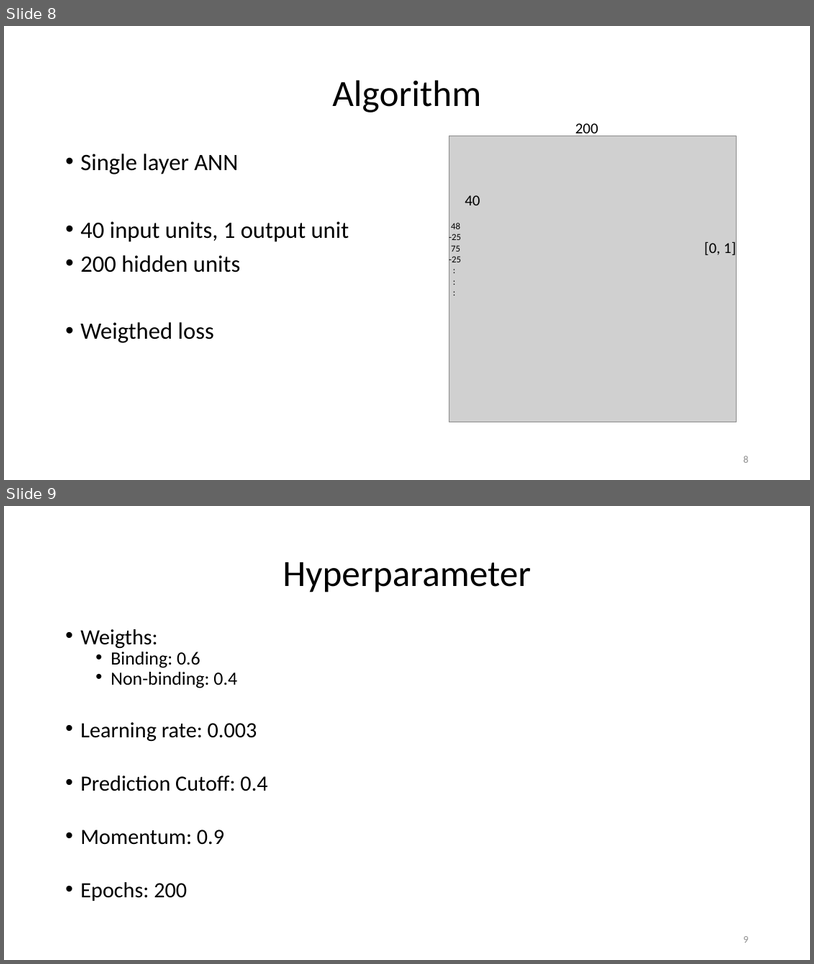
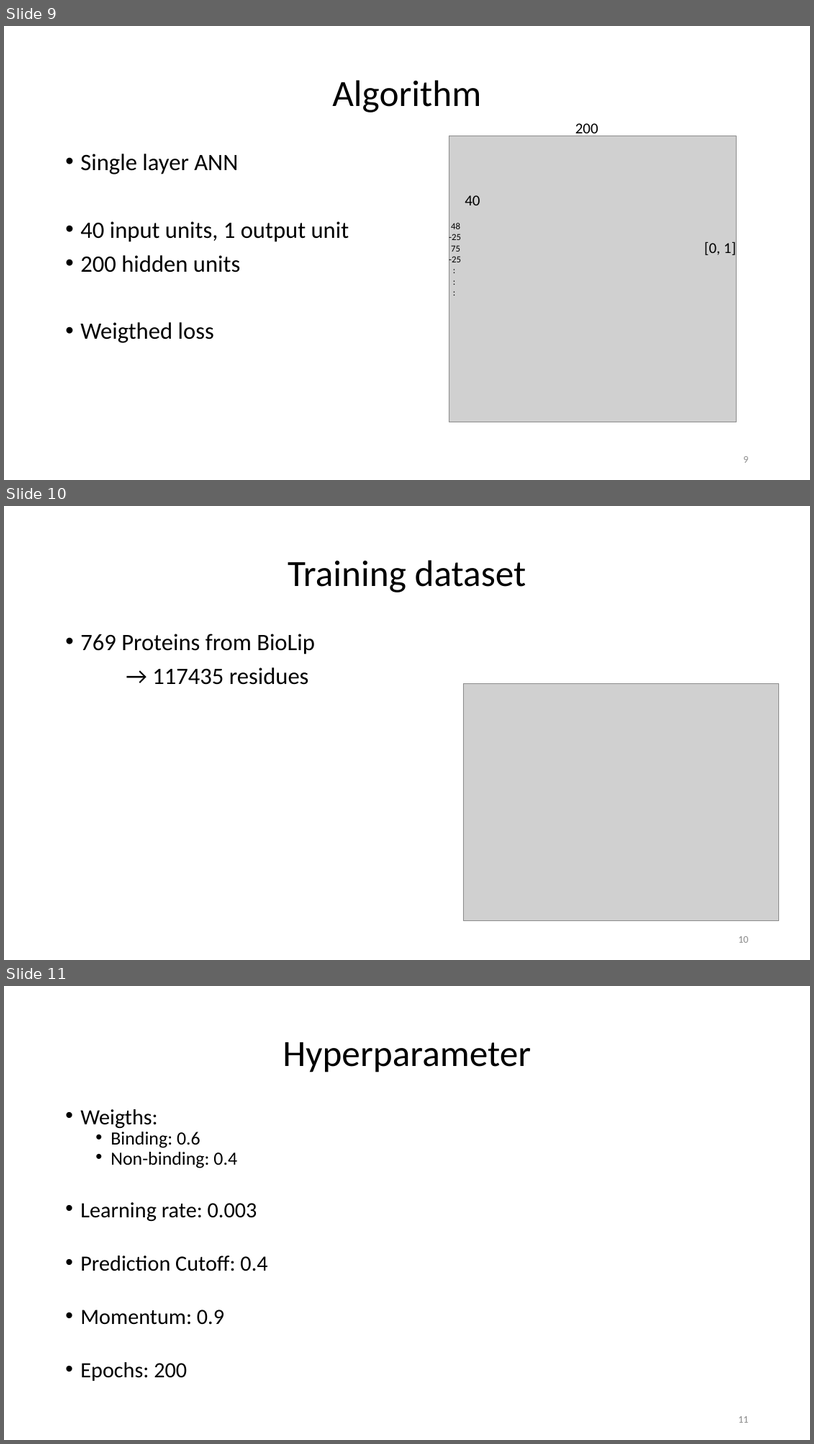
Before and after one commit to paulhager/ProteinPrediction1, a slide deck: BLOSUMscoresComparedToSingleSNAPscores.pptx. Shown one above the other, each under a label of ours: slides 8 and 9 before the commit, slides 9, 10 and 11 after it. The pictures are 814x964 and 814x1444 pixels, drawn with LibreOffice and Linux fonts; fonts in the diff are those of the drawing; grey boxes stand for pictures; background and template pictures are left out. Boxes give left, top, right and bottom in pixels: in the first picture for what was removed or moved away, otherwise in the second. Text is boxed around its words. In the diff, an @@ line names an element or a change of style, - is before the commit and + after.

```diff
--- a/BLOSUMscoresComparedToSingleSNAPscores.pptx
+++ b/BLOSUMscoresComparedToSingleSNAPscores.pptx
@@ slide 10 added at box(4, 506, 810, 960), background #FFFFFF @@
@@ title added at box(288, 560, 527, 592), 44 pt, text #000000 @@
+Training dataset
@@ text added at box(80, 633, 315, 685), 28 pt, text #000000 @@
+• 769 Proteins from BioLip
+→ 117435 residues
@@ picture added at box(463, 684, 779, 921) @@
@@ page number added at box(738, 936, 748, 942), 12 pt, text #8C8C8C @@
+10
@@ what was slide 8 is now slide 9 @@
@@ page number at box(743, 456, 748, 462): text changed @@
-8
+9
@@ what was slide 9 is now slide 11 @@
@@ page number at box(738, 1416, 748, 1422): text changed @@
-9
+11
```
Also in this commit, not shown: 4 slides changed, 1 other slide added, 3 other files.
